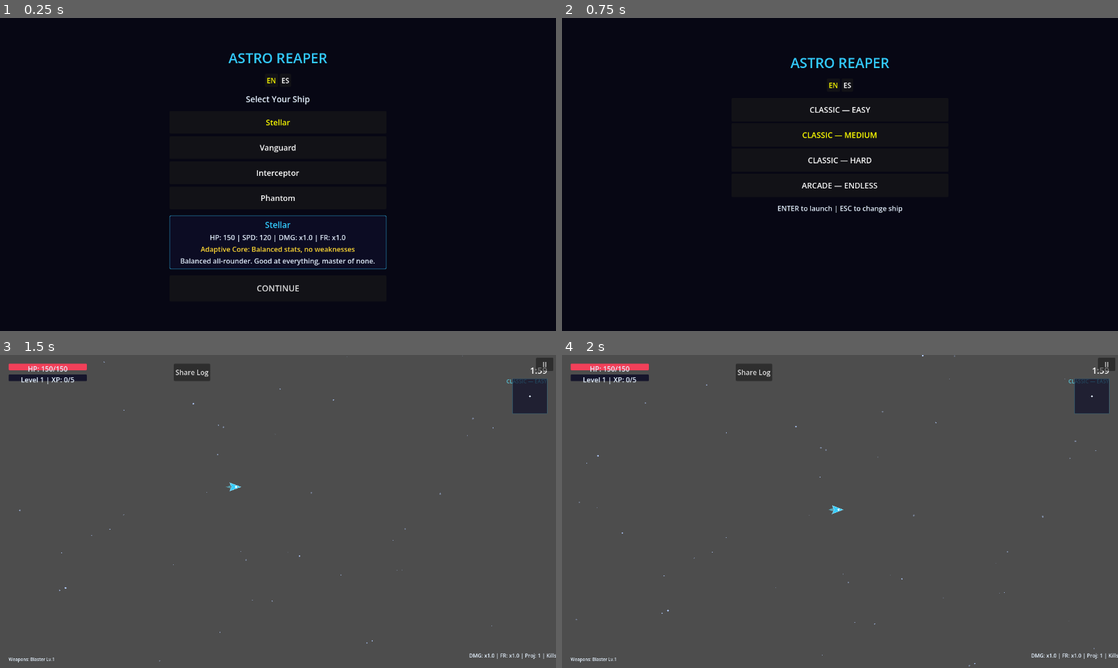
Above: before the commit, frames 1-4 (two rows, left to right).
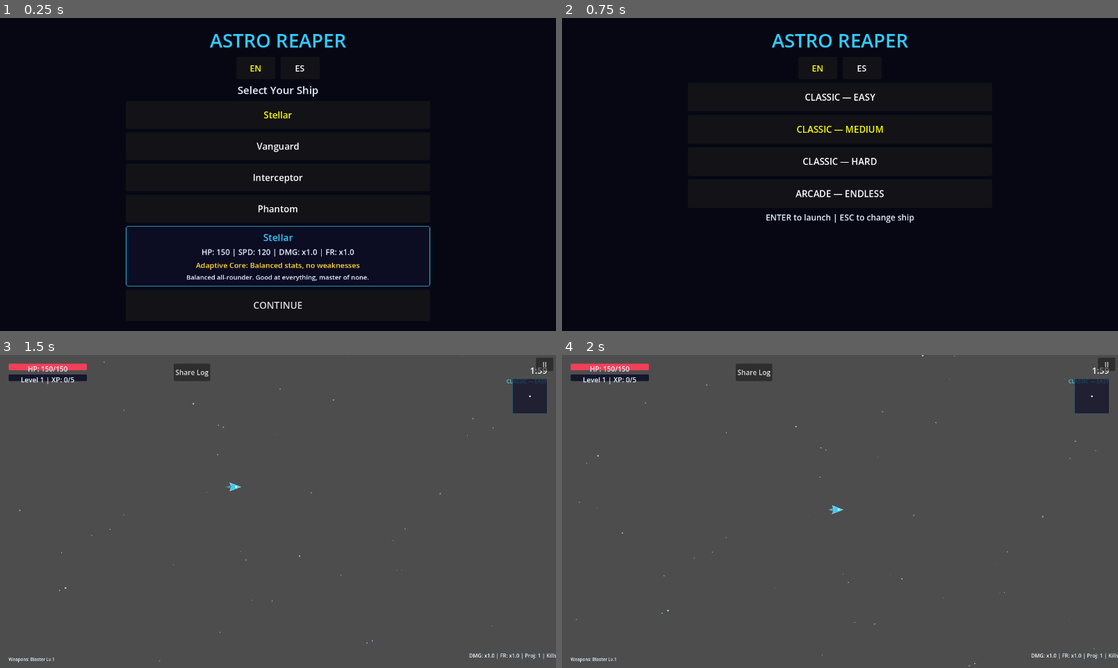
Above: after the commit, the same moments.

Repository: jlromgaz/Astro-Reaper
Game: Godot game, scene res://scenes/ui/main_menu.tscn
Two runs of this game, one before a commit and one after it. Both use one fixed random seed, a clock stepped at 60 frames per second and the inputs below.
Inputs:
- Up to frame 1 (0.25 s): no input
- Up to frame 2 (0.75 s): click "CONTINUE" at 0.5 s
- Up to frame 3 (1.5 s): click "CLASSIC — EASY" at 1.25 s
- Up to frame 4 (2 s): no input

The runs differ from the first frame. In frame 1, 4.0% of the frame differs, in the area x 22-78%, y 5-93%; in frame 2, 2.4%; in frame 3, nothing differs; in frame 4, nothing differs.

Commit message:
fix(android): high-sensitivity joystick and much larger mobile UI
Joystick: reduce KNOB_RANGE 70→30 and DEADZONE 0.15→0.06 so 30px of
finger travel gives full speed and direction changes feel near-instant,
comparable to WASD. BASE_RADIUS 70→50, KNOB_RADIUS 25→18 to match.

Menu: aggressively scale all tap targets for mobile — VBox 700×680px,
title font 44px, ship/mode buttons 340×64-66 at font 21px, StartButton
320×72 at font 22px, ShipName 22px, lang buttons 90×52 at font 20px.
276/276 tests passing.

Diff:
--- a/scenes/ui/main_menu.tscn
+++ b/scenes/ui/main_menu.tscn
@@ -3,7 +3,7 @@
 [ext_resource type="Script" path="res://scripts/ui/main_menu.gd" id="1_script"]
 
 [sub_resource type="LabelSettings" id="LabelSettings_title"]
-font_size = 32
+font_size = 44
 font_color = Color(0.2, 0.8, 1, 1)
 
 [sub_resource type="StyleBoxFlat" id="StyleBoxFlat_panel"]
@@ -17,10 +17,10 @@
 corner_radius_top_right = 4
 corner_radius_bottom_right = 4
 corner_radius_bottom_left = 4
-content_margin_left = 8.0
-content_margin_top = 8.0
-content_margin_right = 8.0
-content_margin_bottom = 8.0
+content_margin_left = 10.0
+content_margin_top = 10.0
+content_margin_right = 10.0
+content_margin_bottom = 10.0
 
 [node name="MainMenu" type="CanvasLayer"]
 script = ExtResource("1_script")
@@ -39,13 +39,13 @@
 anchor_top = 0.5
 anchor_right = 0.5
 anchor_bottom = 0.5
-offset_left = -250.0
-offset_top = -280.0
-offset_right = 250.0
-offset_bottom = 280.0
+offset_left = -350.0
+offset_top = -340.0
+offset_right = 350.0
+offset_bottom = 340.0
 grow_horizontal = 2
 grow_vertical = 2
-theme_override_constants/separation = 14
+theme_override_constants/separation = 8
 
 [node name="TitleLabel" type="Label" parent="VBox"]
 horizontal_alignment = 1
@@ -56,77 +56,86 @@
 visible = false
 horizontal_alignment = 1
 theme_override_colors/font_color = Color(1, 0.85, 0.2, 1)
-theme_override_font_sizes/font_size = 17
+theme_override_font_sizes/font_size = 22
 text = "BEST: 0"
 
 [node name="LangRow" type="HBoxContainer" parent="VBox"]
 layout_mode = 2
 alignment = 1
+theme_override_constants/separation = 12
 
 [node name="EnBtn" type="Button" parent="VBox/LangRow"]
 layout_mode = 2
+custom_minimum_size = Vector2(90, 52)
+theme_override_font_sizes/font_size = 20
 text = "EN"
 
 [node name="EsBtn" type="Button" parent="VBox/LangRow"]
 layout_mode = 2
+custom_minimum_size = Vector2(90, 52)
+theme_override_font_sizes/font_size = 20
 text = "ES"
 
 [node name="ModeList" type="VBoxContainer" parent="VBox"]
 visible = false
 layout_mode = 2
 alignment = 1
+theme_override_constants/separation = 8
 
 [node name="ModeHint" type="Label" parent="VBox"]
 visible = false
 layout_mode = 2
 theme_override_colors/font_color = Color(0.9, 0.95, 1, 1)
-theme_override_font_sizes/font_size = 16
+theme_override_font_sizes/font_size = 19
 text = "ENTER to launch | ESC to change ship"
 horizontal_alignment = 1
 
 [node name="SubtitleLabel" type="Label" parent="VBox"]
 theme_override_colors/font_color = Color(0.9, 0.95, 1, 1)
-theme_override_font_sizes/font_size = 19
+theme_override_font_sizes/font_size = 24
 horizontal_alignment = 1
 text = "Select Your Ship"
 
 [node name="ShipList" type="VBoxContainer" parent="VBox"]
-theme_override_constants/separation = 6
+theme_override_constants/separation = 8
 
 [node name="ShipInfoPanel" type="PanelContainer" parent="VBox"]
-custom_minimum_size = Vector2(0, 120)
+custom_minimum_size = Vector2(0, 130)
 theme_override_styles/panel = SubResource("StyleBoxFlat_panel")
 
 [node name="InfoVBox" type="VBoxContainer" parent="VBox/ShipInfoPanel"]
-offset_left = 7.0
-offset_top = 7.0
-offset_right = 393.0
-offset_bottom = 100.0
-theme_override_constants/separation = 4
+offset_left = 9.0
+offset_top = 9.0
+offset_right = 681.0
+offset_bottom = 130.0
+theme_override_constants/separation = 5
 
 [node name="ShipNameLabel" type="Label" parent="VBox/ShipInfoPanel/InfoVBox"]
 theme_override_colors/font_color = Color(0.2, 0.8, 1, 1)
-theme_override_font_sizes/font_size = 19
+theme_override_font_sizes/font_size = 22
 horizontal_alignment = 1
 text = "Ship Name"
 
 [node name="ShipStatsLabel" type="Label" parent="VBox/ShipInfoPanel/InfoVBox"]
 theme_override_colors/font_color = Color(0.9, 0.95, 1, 1)
+theme_override_font_sizes/font_size = 18
 horizontal_alignment = 1
 text = "HP: 0 | SPD: 0 | DMG: x0 | FR: x0"
 
 [node name="ShipPassiveLabel" type="Label" parent="VBox/ShipInfoPanel/InfoVBox"]
 theme_override_colors/font_color = Color(1, 0.85, 0.2, 1)
+theme_override_font_sizes/font_size = 17
 horizontal_alignment = 1
 text = "Passive: None"
 
 [node name="ShipDescLabel" type="Label" parent="VBox/ShipInfoPanel/InfoVBox"]
 theme_override_colors/font_color = Color(0.9, 0.95, 1, 1)
+theme_override_font_sizes/font_size = 15
 horizontal_alignment = 1
 autowrap_mode = 2
 text = "Description"
 
 [node name="StartButton" type="Button" parent="VBox"]
-custom_minimum_size = Vector2(260, 60)
-theme_override_font_sizes/font_size = 19
+custom_minimum_size = Vector2(320, 72)
+theme_override_font_sizes/font_size = 22
 text = "LAUNCH"
--- a/scripts/ui/main_menu.gd
+++ b/scripts/ui/main_menu.gd
@@ -64,8 +64,8 @@
 	for i in range(MODE_OPTIONS.size()):
 		var btn := Button.new()
 		btn.text = MODE_OPTIONS[i].label
-		btn.custom_minimum_size = Vector2(260, 54)
-		btn.add_theme_font_size_override("font_size", 18)
+		btn.custom_minimum_size = Vector2(340, 66)
+		btn.add_theme_font_size_override("font_size", 21)
 		btn.focus_mode = Control.FOCUS_NONE
 		btn.pressed.connect(_on_mode_clicked.bind(i))
 		mode_list.add_child(btn)
@@ -137,8 +137,8 @@
 	for i in range(_ships.size()):
 		var btn := Button.new()
 		btn.text = _ships[i].ship_name
-		btn.custom_minimum_size = Vector2(260, 52)
-		btn.add_theme_font_size_override("font_size", 18)
+		btn.custom_minimum_size = Vector2(340, 64)
+		btn.add_theme_font_size_override("font_size", 21)
 		btn.focus_mode = Control.FOCUS_NONE
 		btn.pressed.connect(_select_ship.bind(i))
 		ship_list.add_child(btn)
--- a/scripts/ui/virtual_joystick.gd
+++ b/scripts/ui/virtual_joystick.gd
@@ -4,10 +4,10 @@
 
 signal input_changed(direction: Vector2)
 
-const DEADZONE    := 0.15
-const KNOB_RANGE  := 70.0
-const BASE_RADIUS := 70.0
-const KNOB_RADIUS := 25.0
+const DEADZONE    := 0.06   # near-instant direction response
+const KNOB_RANGE  := 30.0   # 30 px travel = full speed (was 70)
+const BASE_RADIUS := 50.0   # visual ring radius
+const KNOB_RADIUS := 18.0   # knob radius
 
 @onready var _base: Control = $Base
 @onready var _knob: Control = $Knob
--- a/tests/integration/test_joystick_scene.gd
+++ b/tests/integration/test_joystick_scene.gd
@@ -84,7 +84,7 @@
 	var cap := DirectionCapture.new()
 	cap.value = Vector2(99.0, 99.0)  # sentinel — must become ZERO
 	js.input_changed.connect(func(d: Vector2) -> void: cap.value = d)
-	js._update_knob(Vector2(115.0, 112.0))  # 5px nudge — inside deadzone
+	js._update_knob(Vector2(111.0, 110.3))  # ~1px nudge — inside deadzone (DEADZONE=0.06, range=30 → threshold=1.8px)
 	assert_eq(cap.value, Vector2.ZERO, "Tiny movement inside deadzone must emit zero")
 
 
